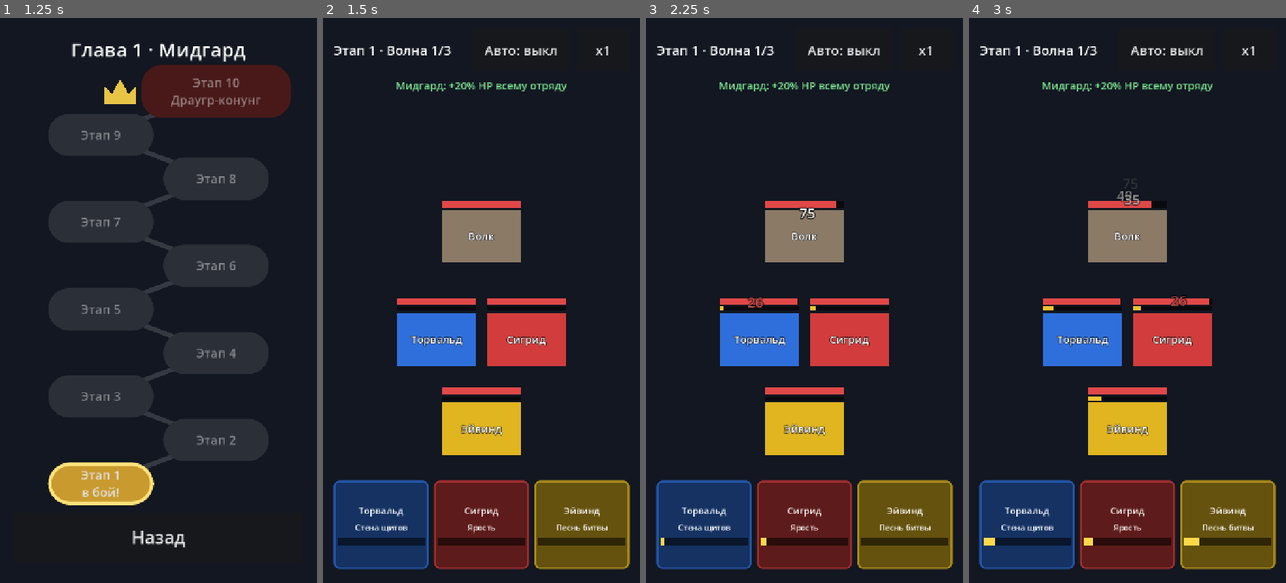
Above: before the commit, frames 1-4 (left to right).
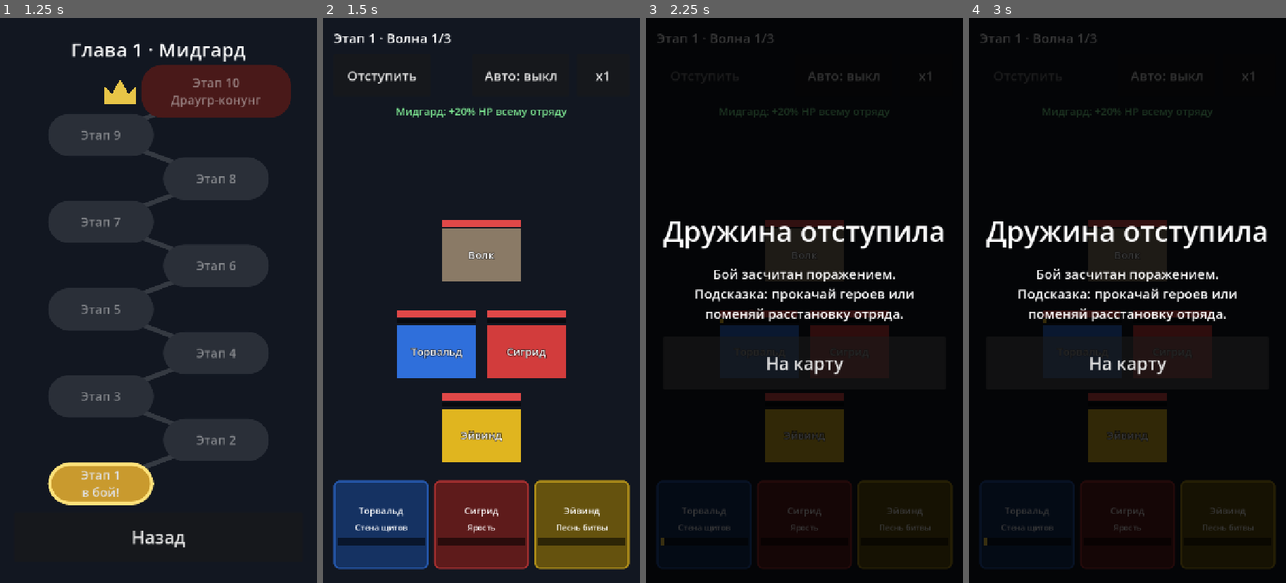
Above: after the commit, the same moments.

Repository: kozyrevdmit-create/saga-severa
Game: Godot game, scene res://scenes/main_menu.tscn
Two runs of this game, one before a commit and one after it. Both use one fixed random seed, a clock stepped at 60 frames per second and the inputs below.
Inputs (mouse positions are in pixels of both pictures, inside the frame that each line leads up to):
- Up to frame 1 (1.25 s): click "Карта главы" at 0.5 s
- Up to frame 2 (1.5 s): click "Этап 1 в бой!" at 1.25 s
- Up to frame 3 (2.25 s): click (706, 74) at 2 s, where only the run after the commit has a clickable "Отступить"
- Up to frame 4 (3 s): click (1026, 526) at 2.77 s

Frame 1 is identical in both runs. In frame 2, 9.1% of the frame differs, in the area x 3-90%, y 2-79%; in frame 3, 89%, in the area x 0-100%, y 0-100%; in frame 4, 89%.

Commit message:
M5.2: кнопка «Отступить» в бою — бой засчитывается поражением
- StageBattle.retreat(): этап сразу заканчивается поражением, событие end с retreat: true.
- Экран боя: «Отступить» слева в верхней строке; надпись «Этап · Волна» — отдельной строкой.
  Окно результата: «Дружина отступила», «Бой засчитан поражением».
- Тест, SPEC_CHANGES, README.

Co-Authored-By: Claude Opus 5.5 <noreply@anthropic.com>

Diff:
--- a/scenes/battle.tscn
+++ b/scenes/battle.tscn
@@ -37,19 +37,31 @@
 layout_mode = 2
 theme_override_constants/separation = 16
 
-[node name="TopBar" type="HBoxContainer" parent="Margin/Layout"]
-layout_mode = 2
-theme_override_constants/separation = 16
-
-[node name="StageLabel" type="Label" parent="Margin/Layout/TopBar"]
+[node name="StageLabel" type="Label" parent="Margin/Layout"]
 unique_name_in_owner = true
 custom_minimum_size = Vector2(1, 0)
 layout_mode = 2
-size_flags_horizontal = 3
 theme_override_font_sizes/font_size = 30
 text = "Этап 1 · Волна 1"
 vertical_alignment = 1
 autowrap_mode = 3
+
+[node name="TopBar" type="HBoxContainer" parent="Margin/Layout"]
+layout_mode = 2
+theme_override_constants/separation = 16
+
+[node name="RetreatButton" type="Button" parent="Margin/Layout/TopBar"]
+unique_name_in_owner = true
+custom_minimum_size = Vector2(220, 96)
+layout_mode = 2
+focus_mode = 0
+theme_override_font_sizes/font_size = 30
+text = "Отступить"
+
+[node name="TopBarSpacer" type="Control" parent="Margin/Layout/TopBar"]
+layout_mode = 2
+size_flags_horizontal = 3
+mouse_filter = 2
 
 [node name="AutoButton" type="Button" parent="Margin/Layout/TopBar"]
 unique_name_in_owner = true
--- a/scripts/battle/stage_battle.gd
+++ b/scripts/battle/stage_battle.gd
@@ -123,6 +123,17 @@
 	_collect_battle_events()
 
 
+## «Отступить»: the squad leaves the battle and the stage ends as a defeat ({"type": "end", "victory": false,
+## "retreat": true}). Returns false once the stage has already ended.
+func retreat() -> bool:
+	if finished:
+		return false
+	finished = true
+	victory = false
+	_events.append({"type": "end", "victory": false, "retreat": true})
+	return true
+
+
 func can_use_ultimate(unit_id: int) -> bool:
 	return not finished and battle.can_use_ultimate(unit_id)
 
@@ -136,7 +147,7 @@
 
 
 ## Battle events plus: {"type": "wave", "index"} when the next wave arrives,
-## {"type": "end", "victory"} once for the whole stage.
+## {"type": "end", "victory"} once for the whole stage ("retreat": true added when the squad retreated).
 func take_events() -> Array[Dictionary]:
 	var events := _events
 	_events = []
--- a/scripts/ui/battle_screen.gd
+++ b/scripts/ui/battle_screen.gd
@@ -1,6 +1,7 @@
 ## Battle screen: shows the stage battle (scripts/battle) and passes taps to it.
 ## The squad from the formation fights the stage picked on the chapter map; a win pays the reward
-## (less for a replay) and may bring a new hero. Progress is saved after every stage.
+## (less for a replay) and may bring a new hero; «Отступить» ends the battle as a defeat.
+## Progress is saved after every stage.
 extends Control
 
 const StageBattle := preload("res://scripts/battle/stage_battle.gd")
@@ -52,6 +53,7 @@
 
 	%AutoButton.toggled.connect(_on_auto_toggled)
 	%SpeedButton.pressed.connect(_on_speed_pressed)
+	%RetreatButton.pressed.connect(_battle.retreat)
 	%MenuButton.pressed.connect(func(): get_tree().change_scene_to_file(MAP_SCENE))
 	%NewHeroButton.pressed.connect(_show_next_new_hero)
 	%Field.resized.connect(_layout_fighters)
@@ -81,6 +83,7 @@
 
 
 func _refresh() -> void:
+	%RetreatButton.disabled = _battle.finished
 	for unit in _battle.units:
 		_views[unit.id].refresh(unit)
 		if _cards.has(unit.id):
@@ -147,7 +150,7 @@
 			_show_wave()
 			_banner("Волна %d" % (event["index"] + 1))
 		"end":
-			_finish_stage(event["victory"])
+			_finish_stage(event["victory"], event.get("retreat", false))
 
 
 ## Floating text that rises above a fighter and fades out.
@@ -191,7 +194,8 @@
 	tween.chain().tween_callback(label.queue_free)
 
 
-func _finish_stage(victory: bool) -> void:
+## A retreat counts as a defeat; only the title and the hint's first line differ.
+func _finish_stage(victory: bool, retreat: bool) -> void:
 	var progress = GameState.progress
 	if victory:
 		var reward: Dictionary = progress.apply_victory(GameState.data, _stage_id)
@@ -201,8 +205,10 @@
 			%ResultHint.text += "\nПовтор: %d%% награды" % roundi(float(GameState.data.balance["replay_reward_share"]) * 100)
 		_new_heroes = reward["new_heroes"]
 	else:
-		%ResultTitle.text = "Дружина пала"
+		%ResultTitle.text = "Дружина отступила" if retreat else "Дружина пала"
 		%ResultHint.text = "Подсказка: прокачай героев или поменяй расстановку отряда."
+		if retreat:
+			%ResultHint.text = "Бой засчитан поражением.\n" + %ResultHint.text
 	GameState.save()
 	%ResultOverlay.visible = true
 	_show_next_new_hero()
--- a/tests/test_stage_battle.gd
+++ b/tests/test_stage_battle.gd
@@ -93,6 +93,23 @@
 	stage.run_to_end(60.0)
 	assert_true(stage.finished and not stage.victory, "stage lost")
 	assert_eq(stage.wave_index, 0, "never reached wave 2")
+
+
+func test_retreat_ends_the_stage_as_a_defeat() -> void:
+	var stage = StageBattle.from_data(data, 10, squad_at(1), 1)
+	stage.auto_ultimates = true
+	stage.run_to_end(3.0)
+	assert_true(not stage.finished, "the battle is still going")
+	stage.take_events()
+	assert_true(stage.retreat(), "retreated")
+	assert_true(stage.finished and not stage.victory, "stage lost")
+	assert_eq(stage.take_events(), [{"type": "end", "victory": false, "retreat": true}], "one end event, marked as a retreat")
+	var time_at_retreat: float = stage.time
+	stage.advance(5.0)
+	assert_eq(stage.time, time_at_retreat, "nothing happens after the retreat")
+	assert_true(not stage.can_use_ultimate(0) and not stage.use_ultimate(0), "no ultimates after the retreat")
+	assert_true(not stage.retreat(), "a finished stage cannot retreat again")
+	assert_true(stage.take_events().is_empty(), "no second end event")
 
 
 func test_same_seed_gives_same_stage() -> void:
Not shown, changed: README.md
Not shown, changed: docs/SPEC_CHANGES.md
